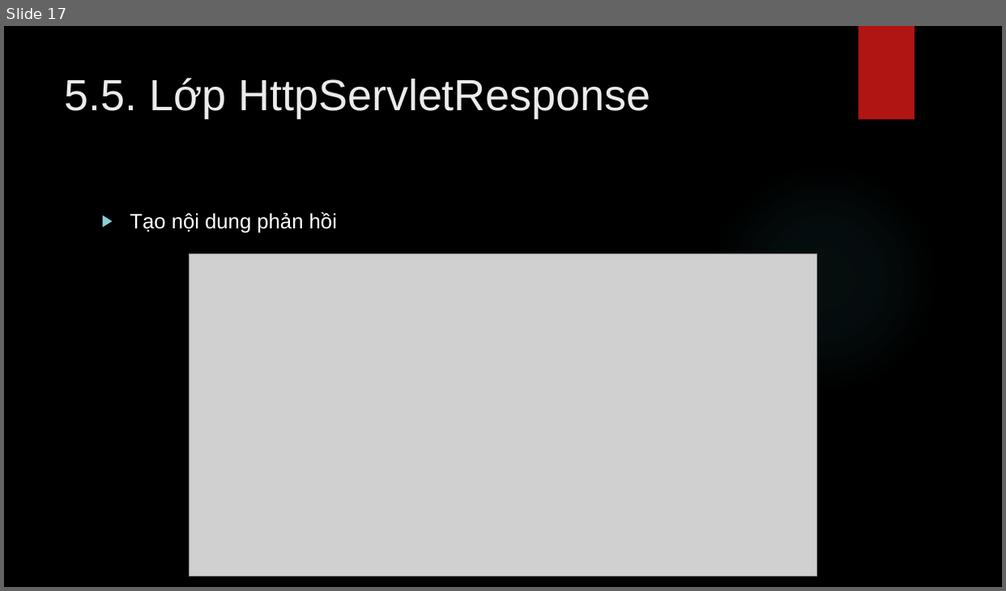
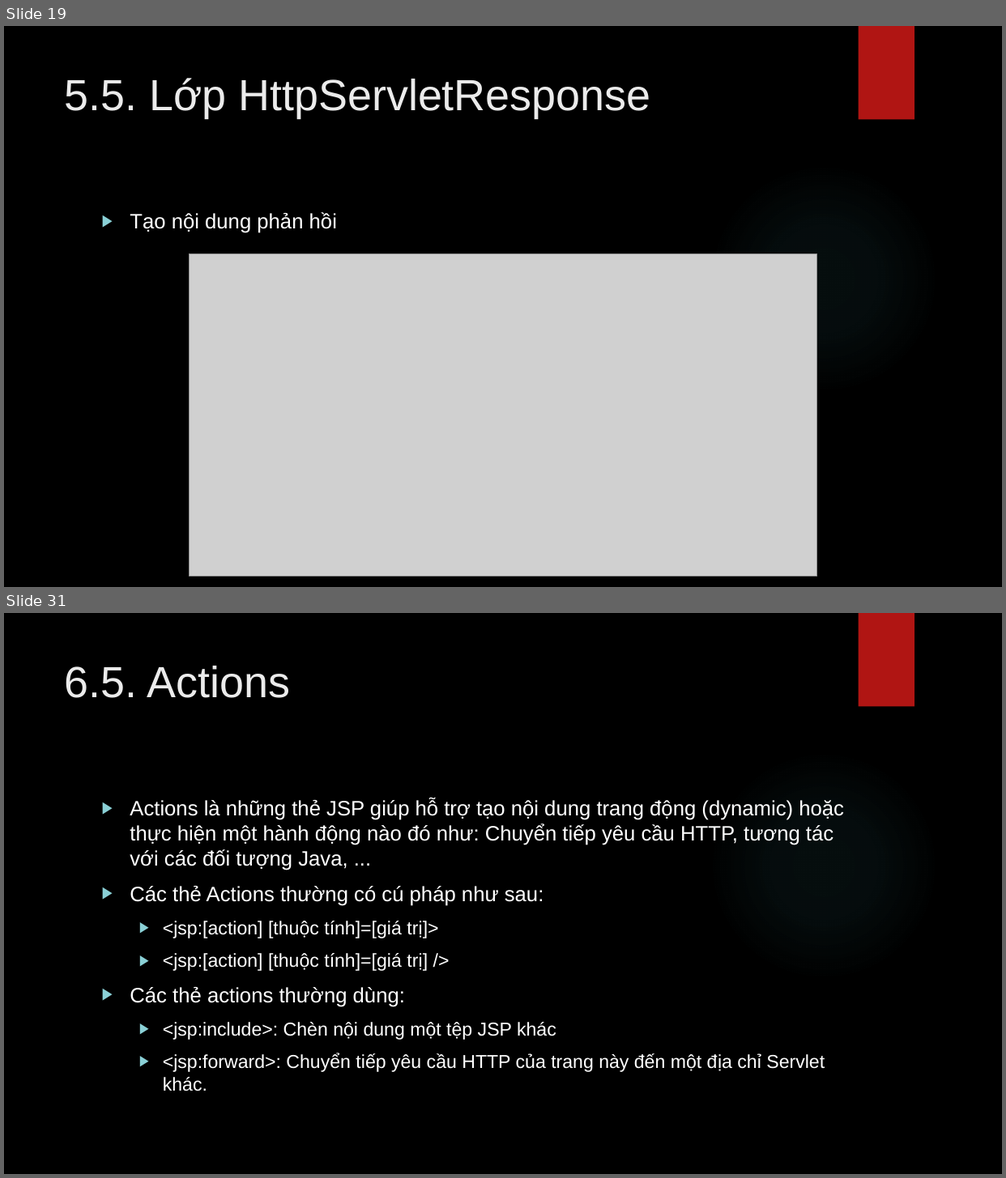
Before and after one commit to lequochai26/GDUTraining_Basic_Java_Web_Development, a slide deck: Slides/Day_7_2.pptx. Shown one above the other, each under a label of ours: slide 17 before the commit, slides 19 and 31 after it; the slides between them are not shown. The pictures are 1006x591 and 1006x1178 pixels, drawn with LibreOffice and Linux fonts; fonts in the diff are those of the drawing; grey boxes stand for pictures; background and template pictures are left out. Boxes give left, top, right and bottom in pixels: in the first picture for what was removed or moved away, otherwise in the second. Text is boxed around its words. In the diff, an @@ line names an element or a change of style, - is before the commit and + after.

```diff
--- a/Slides/Day_7_2.pptx
+++ b/Slides/Day_7_2.pptx
@@ slide 31 added at (4,613,1002,1174), background picture (left out); not listed: 2 template elements that a slide beside it also shows @@
@@ title added at (65,666,290,698), 42 pt, text #EBEBEB @@
+6.5. Actions
@@ text added at (130,800,844,1092), 20 pt, text #FFFFFF @@
+▶ Actions là những thẻ JSP giúp hỗ trợ tạo nội dung trang động (dynamic) hoặc thực hiện một hành động nào đó như: Chuyển tiếp yêu cầu HTTP, tương tác với các đối tượng Java, ...
+▶ Các thẻ Actions thường có cú pháp như sau:
+  ▶ <jsp:[action] [thuộc tính]=[giá trị]>
+  ▶ <jsp:[action] [thuộc tính]=[giá trị] />
+▶ Các thẻ actions thường dùng:
+  ▶ <jsp:include>: Chèn nội dung một tệp JSP khác
+  ▶ <jsp:forward>: Chuyển tiếp yêu cầu HTTP của trang này đến một địa chỉ Servlet khác.
@@ what was slide 17 is now slide 19 @@
```
Also in this commit, not shown: 3 slides changed, 39 other slides added, 2 other files.
